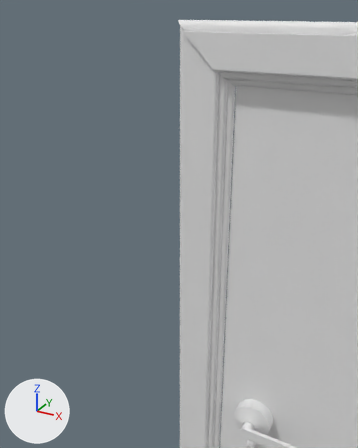
What one commit did to the Blender file Models/doors/tree/wood_door.blend.
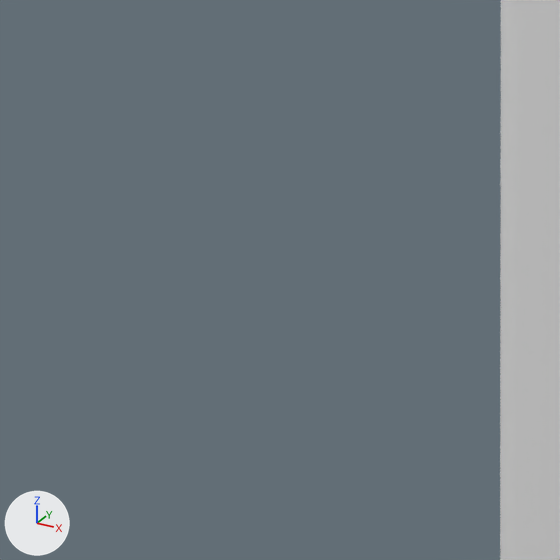
Old and new are each drawn from a camera (50 mm lens) standing at (-0.106, -0.96, 1.069) and looking at (-0.657, 0.042, 0.567) and again close up on the part from 18% to 54% of the width and 43% to 72% of the height. Every picture has the same lights, and +X, +Y and +Z are marked at lower left.

Names of what the first close-up shows: 'door_frame_vert_2'.
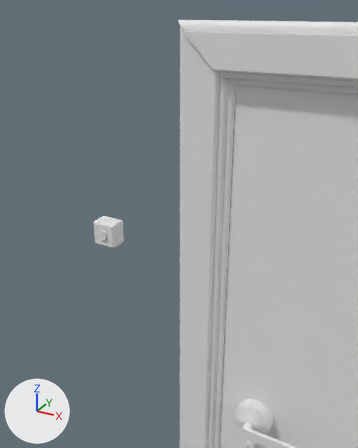
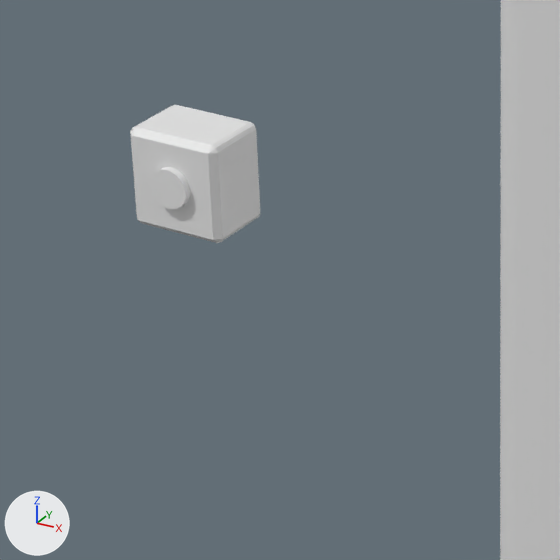
Commit message: fix wood door model

Location of each change, (x1, y1, x2, y2) in pixels of the close-ups (560 x 560 px):
'door_bell_base.001', added: after (130, 105, 261, 243)
'door_bell_button.001', added: after (151, 167, 190, 209)

The change, as a list of edits to the scene's bpy script:
```text
Add me_cylinder_008:
    me_cylinder_008.from_pydata(...)  # a 32-sided cylinder along z spanning x -1.0..1.0, y -1.0..1.0, z -1.0..1.0
Add me_cube_015:
    me_cube_015.from_pydata(...)  # 28 vertices, 22 faces; spans x -1.0..1.0, y -1.0..1.21, z -1.0..1.0
Add ob_door_bell_button_001:
    ob_door_bell_button_001 = bpy.data.objects.new('door_bell_button.001', me_cylinder_008)
    ob_door_bell_button_001.location = (-0.8096, -0.0626, 0.5487)
    ob_door_bell_button_001.rotation_euler = (-1.571, 0.0, 0.0)  # degrees (-90, 0, 0)
    ob_door_bell_button_001.scale = (-0.0123, -0.0123, 0.0123)
Add ob_door_bell_base_001:
    ob_door_bell_base_001 = bpy.data.objects.new('door_bell_base.001', me_cube_015)
    ob_door_bell_base_001.location = (-0.8101, -0.047, 0.548)
    ob_door_bell_base_001.scale = (0.0312, -0.0191, 0.0312)
```
